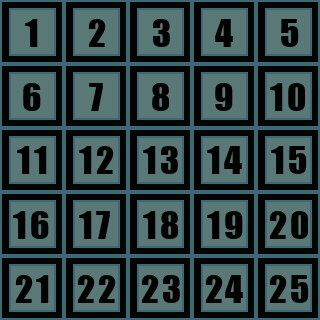
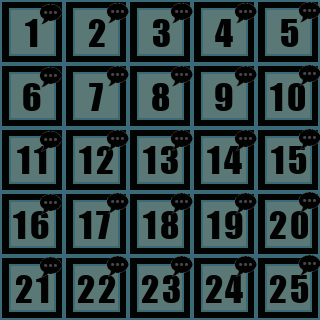
Revision of a layered w=320, h=320 image; what changed, layer by layer:
added group "speech" with 30 layers in group "transitions" over [39, 1, 320, 278]
added group "21-25 #1" with 5 layers in group "speech" over [39, 254, 320, 278]
added layer "baloon-4 #4" in group "21-25 #1" over [234, 255, 257, 277]
added layer "baloon-3 #4" in group "21-25 #1" over [170, 255, 193, 277]
added layer "baloon-2 #4" in group "21-25 #1" over [106, 255, 129, 277]
added layer "baloon-1 #4" in group "21-25 #1" over [39, 256, 62, 278]
added group "16-20 #1" with 5 layers in group "speech" over [39, 191, 320, 215]
added layer "baloon-4 #3" in group "16-20 #1" over [234, 192, 257, 214]
added layer "baloon-3 #3" in group "16-20 #1" over [170, 192, 193, 214]
added layer "baloon-2 #3" in group "16-20 #1" over [106, 192, 129, 214]
added layer "baloon-1 #3" in group "16-20 #1" over [39, 193, 62, 215]
added group "11-15 #1" with 5 layers in group "speech" over [39, 128, 320, 152]
added layer "baloon-4 #2" in group "11-15 #1" over [234, 129, 257, 151]
added layer "baloon-3 #2" in group "11-15 #1" over [170, 129, 193, 151]
added layer "baloon-2 #2" in group "11-15 #1" over [106, 129, 129, 151]
added layer "baloon-1 #2" in group "11-15 #1" over [39, 130, 62, 152]
added group "6-10 #1" with 5 layers in group "speech" over [39, 64, 320, 88]
added layer "baloon-4 #1" in group "6-10 #1" over [234, 65, 257, 87]
added layer "baloon-3 #1" in group "6-10 #1" over [170, 65, 193, 87]
added layer "baloon-2 #1" in group "6-10 #1" over [106, 65, 129, 87]
added layer "baloon-1 #1" in group "6-10 #1" over [39, 66, 62, 88]
added group "1-5 #1" with 5 layers in group "speech" over [39, 1, 320, 25]
added layer "baloon-4" in group "1-5 #1" over [234, 2, 257, 24]
added layer "baloon-3" in group "1-5 #1" over [170, 2, 193, 24]
…and 7 more changes (7 added)
